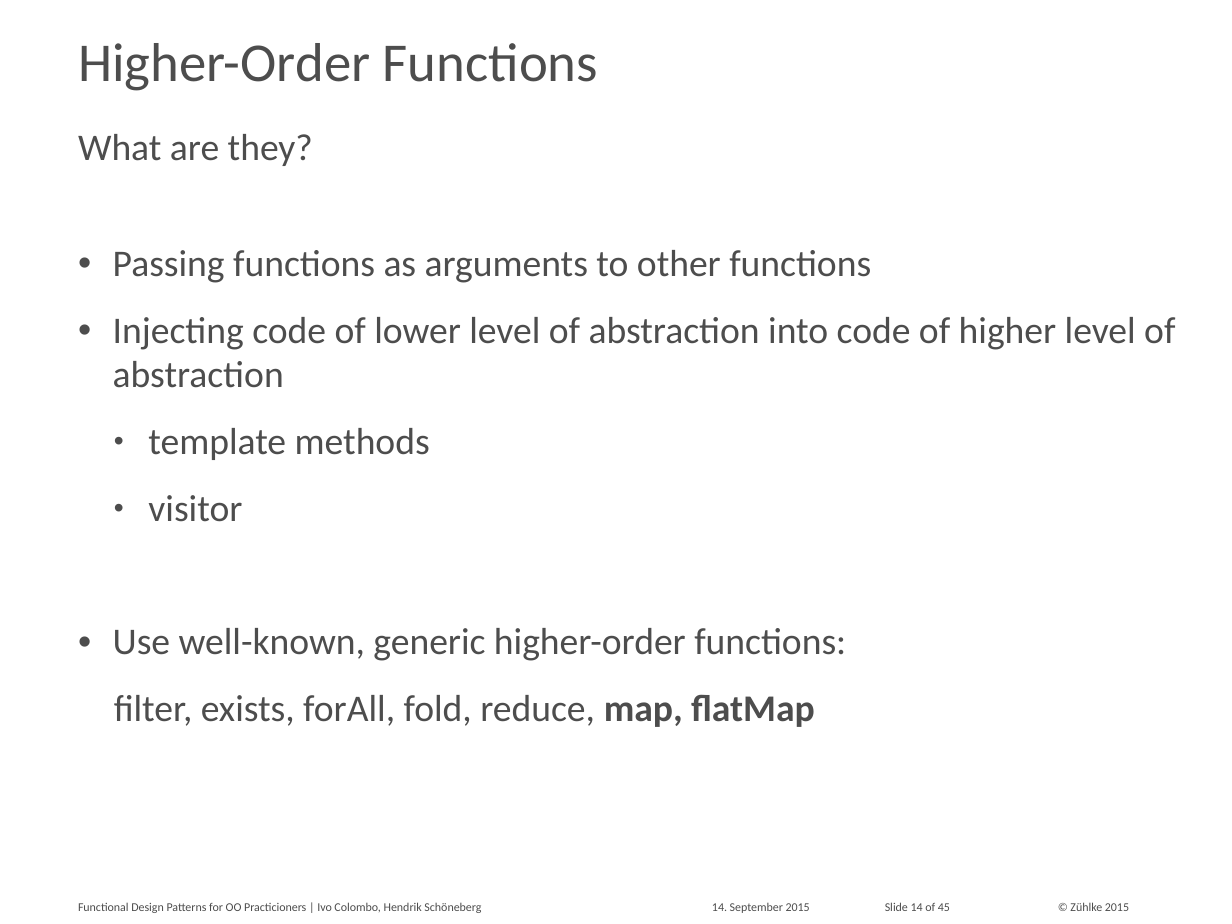
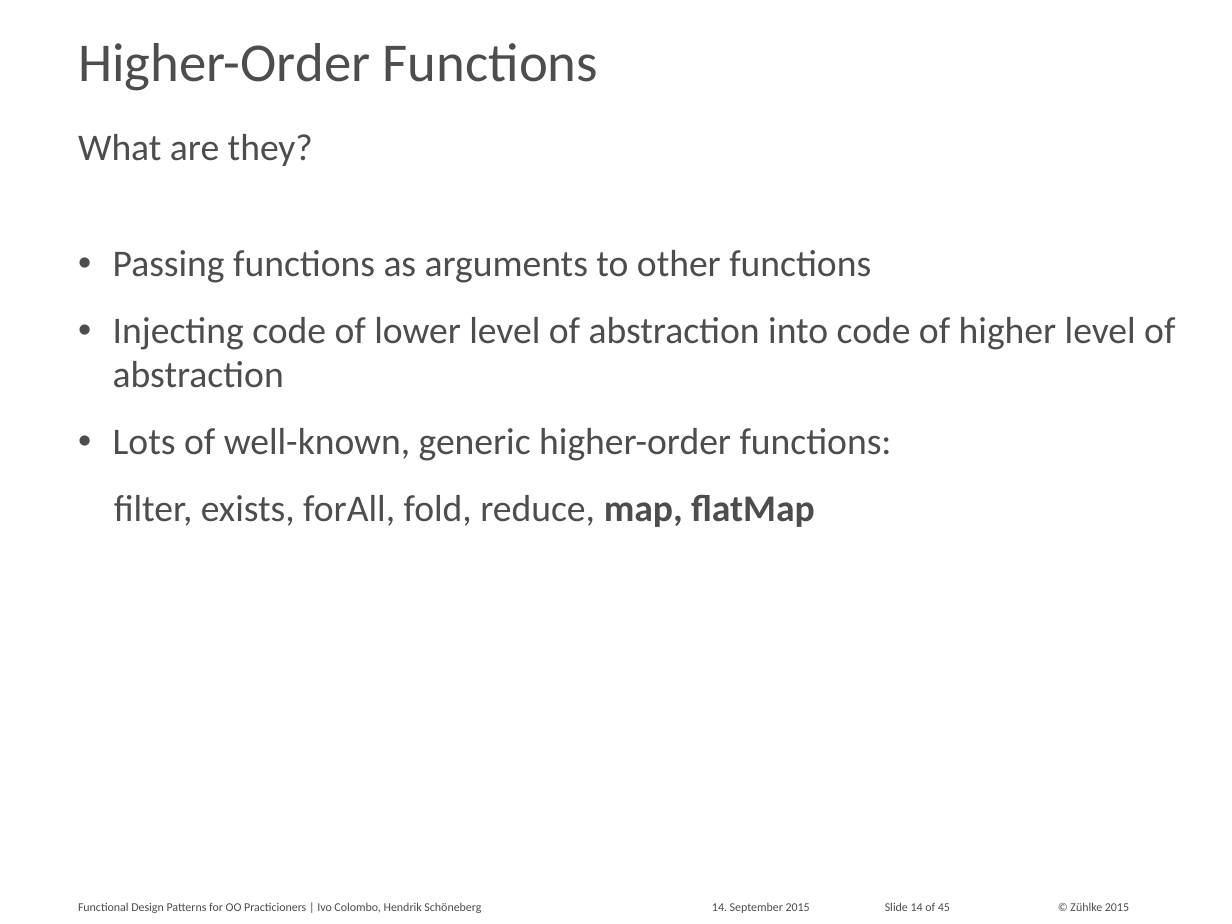
Before and after one commit to aax/zdays-fp-patterns, a slide deck: slide 14 of Functional Design Patterns for OO Practitioners.pptx. Drawn at 1232x924 pixels with LibreOffice and Linux fonts; fonts in the diff are those of the drawing. Boxes give left, top, right and bottom in pixels: in the first picture for what was removed or moved away, otherwise in the second. Text is boxed around its words. In the diff, an @@ line names an element or a change of style, - is before the commit and + after.

```diff
--- a/Functional Design Patterns for OO Practitioners.pptx
+++ b/Functional Design Patterns for OO Practitioners.pptx
@@ text at (113, 428, 892, 461): text changed @@
-  • template methods
-  • visitor
-• Use well-known, generic higher-order functions:
+• Lots of well-known, generic higher-order functions:
```
Also in this commit, not shown: 20 other slides changed, 1 other file.
